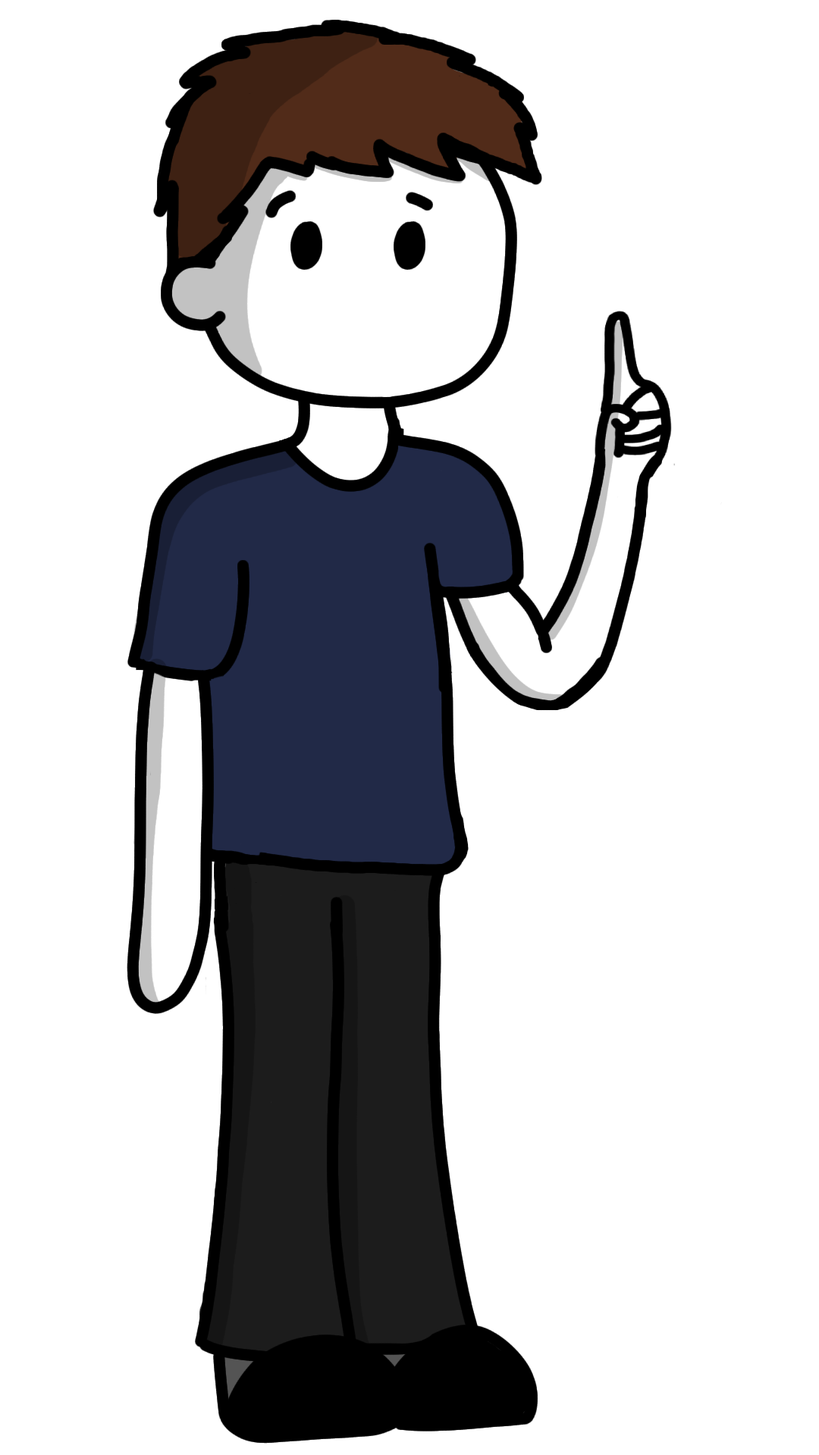
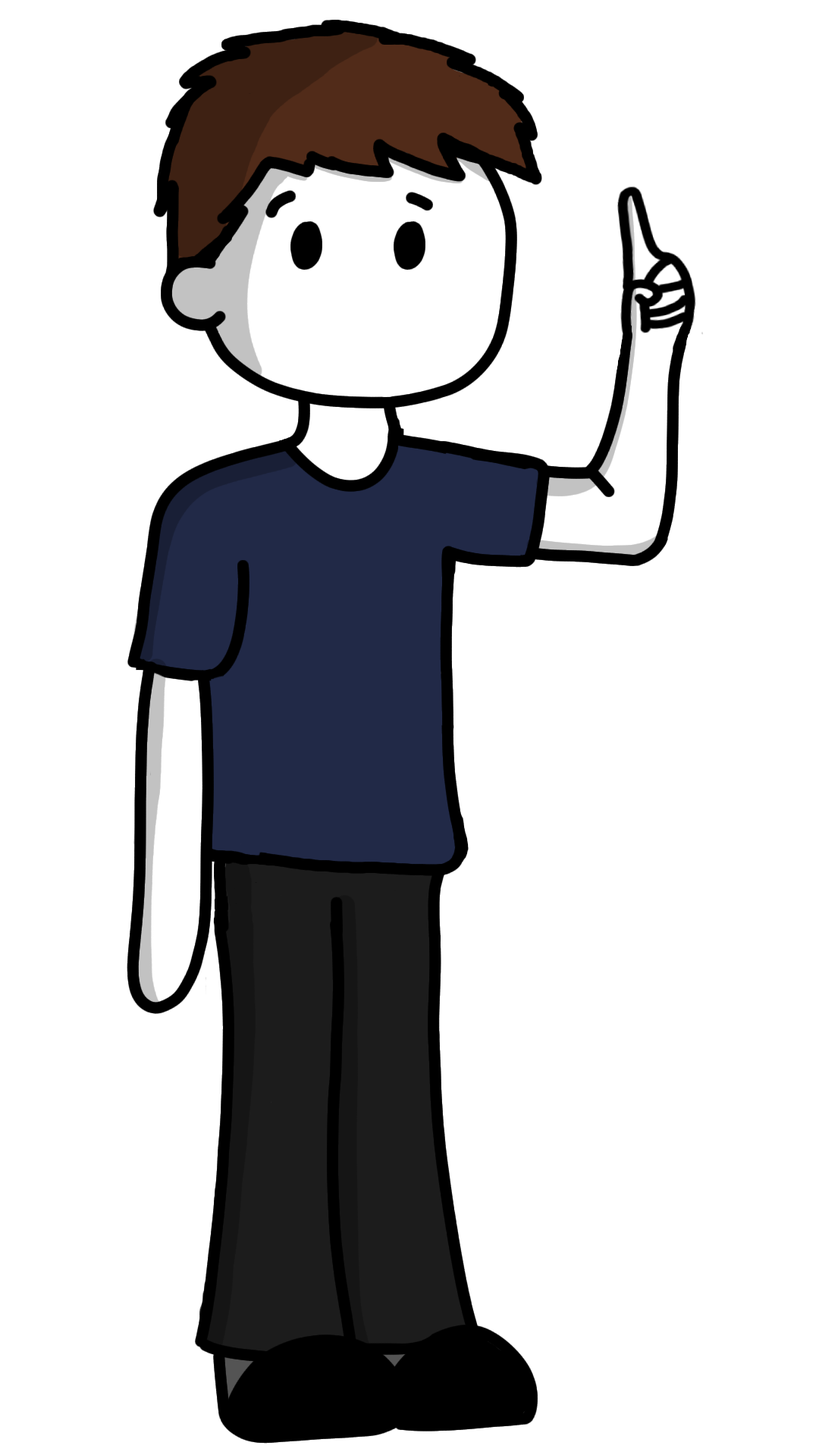
Two versions of the same layered image (819x1455). Layer-by-layer changes:
added layer "Layer 2" above "outline" over [left=616, top=185, right=703, bottom=344]
painted on "outline" (1st of 2) over [left=423, top=310, right=722, bottom=731]
painted on "shading" over [left=454, top=193, right=664, bottom=707]
painted on "shirt color" over [left=423, top=455, right=542, bottom=658]
painted on "skin" over [left=453, top=194, right=686, bottom=708]
